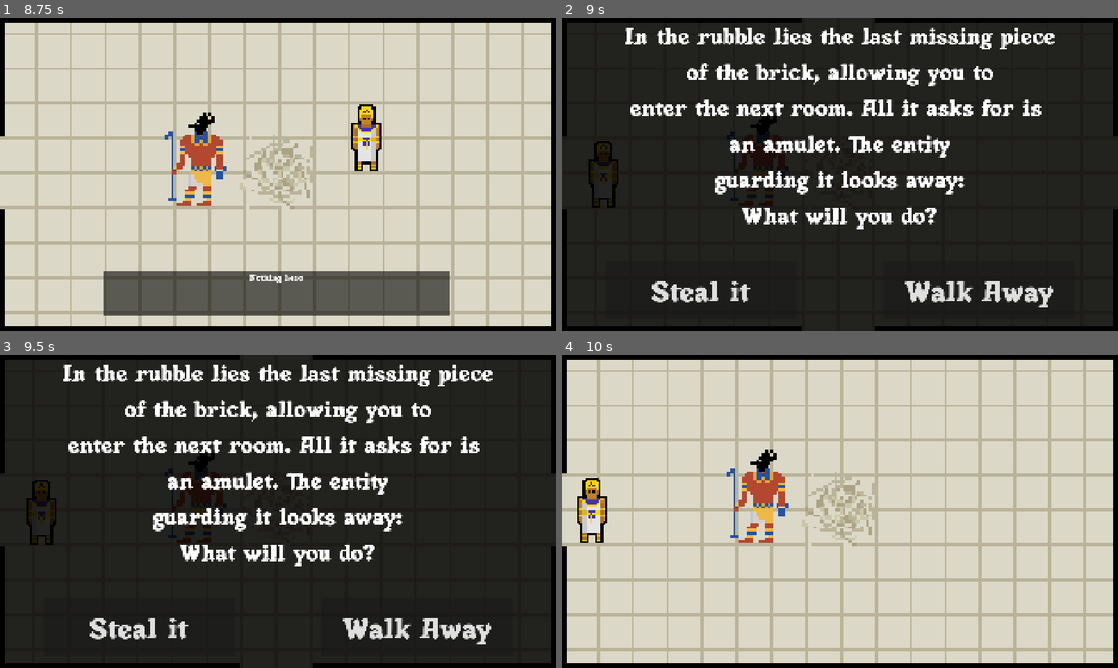
Above: before the commit, frames 1-4 (two rows, left to right).
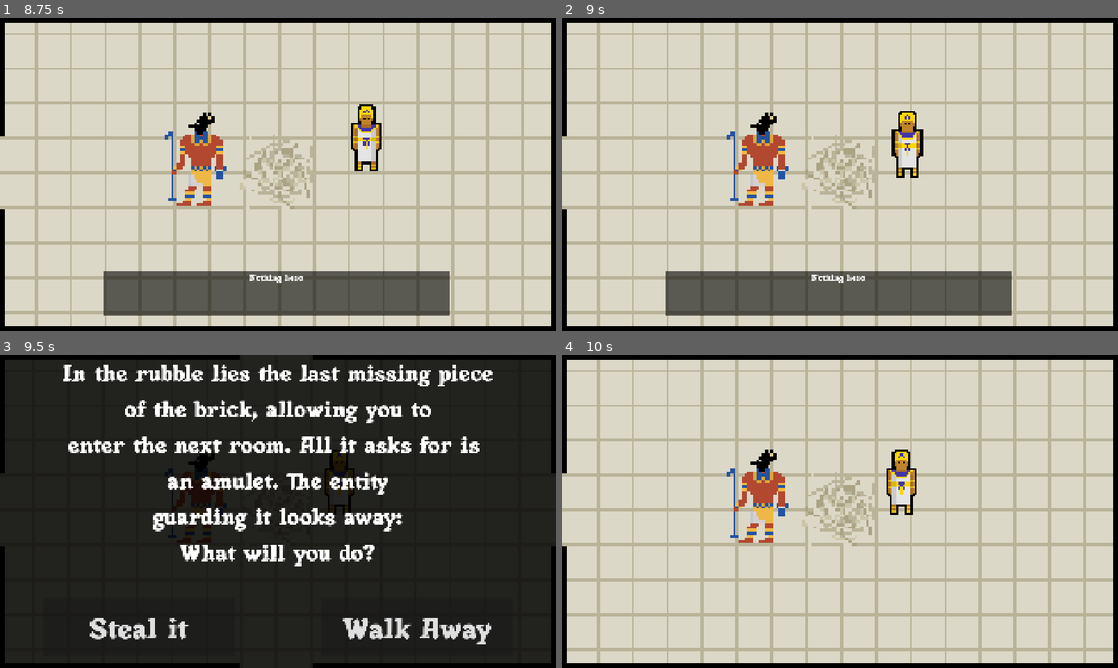
Above: after the commit, the same moments.

Repository: liadriscoll-arch/Field-of-Reeds
Game: Godot game, scene res://Scenes/room_4.tscn
The game is run twice, just before and just after one commit, with the same random seed, the same clock (stepped at 60 frames per second) and the same inputs. This scene is started directly instead of the project's main scene.
Inputs:
- Up to frame 1 (8.75 s): tap Enter (ui_accept) at 0.5, 1.35, 1.52, 1.82, 2, 2.85, 3.02, 3.32, 3.5, 4.35, 4.52, 4.82, 5.85, 6.02, 6.32, 7.35, 7.52, 7.82 s; hold Enter (ui_accept) 0.53-1.28 s; hold Up (ui_up) 0.53-2.03 s; hold Enter (ui_accept) 2.03-2.78 s; hold Left (ui_left) 2.03-3.53 s; hold Down (ui_down) 3.53-4.28 s; hold Enter (ui_accept) 3.53-4.28 s; hold Right (ui_right) 4.28-5.03 s; hold Up (ui_up) 5.03-5.78 s; hold Enter (ui_accept) 5.03-5.78 s; hold Right (ui_right) 5.78-8.03 s; hold Enter (ui_accept) 6.53-7.28 s; hold Down (ui_down) from 8.03 s (still down); hold Enter (ui_accept) from 8.03 s (still down)
- Up to frame 2 (9 s): release Down (ui_down) at 8.78 s; release Enter (ui_accept) at 8.78 s; hold Left (ui_left) from 8.78 s (still down); tap Enter (ui_accept) at 8.85 s
- Up to frame 3 (9.5 s): keep holding Left (ui_left); tap Enter (ui_accept) at 9.02, 9.32 s
- Up to frame 4 (10 s): release Left (ui_left) at 9.5 s; click "Steal it" at 9.5 s

Frame 1 is identical in both runs. In frame 2, 95% of the frame differs, in the area x 0-100%, y 0-100%; in frame 3, 1.1%; in frame 4, 1.6%.

Commit message:
g3 puzzle fixes

Diff:
--- a/Scripts/room_4.gd
+++ b/Scripts/room_4.gd
@@ -9,14 +9,30 @@
 	info_tomb_label.text = ""
 
 
-
-
-
 func _on_center_ruin_area_entered(area: Area2D) -> void:
 	if area.name == "item_interact_area":
 		while $center_ruin.overlaps_area(area):
-			if Input.is_action_pressed("ui_accept"):
-				if Global.discovered.has("amulet"):
+			if Input.is_action_just_pressed("ui_accept"):
+				if Global.discovered.has("brick_piece"):
+					if Global.worthy == false:
+						info_tomb_color.visible = true
+						info_tomb_label.visible = true
+						info_tomb_label.add_theme_font_size_override("font_size", 70)
+						info_tomb_label.text = "I have nothing more to offer \n you have already taken all I have"
+						await get_tree().create_timer(3).timeout
+						info_tomb_color.visible = false
+						info_tomb_label.text = ""
+						info_tomb_label.visible = false
+					if Global.worthy:
+						info_tomb_color.visible = true
+						info_tomb_label.visible = true
+						info_tomb_label.add_theme_font_size_override("font_size", 30)
+						info_tomb_label.text = "That is all I have to offer"
+						await get_tree().create_timer(3).timeout
+						info_tomb_color.visible = false
+						info_tomb_label.text = ""
+						info_tomb_label.visible = false
+				elif Global.discovered.has("amulet"):
 					Global.discovered.append("brick_piece")
 					info_tomb_color.visible = true
 					info_tomb_label.visible = true
@@ -27,7 +43,10 @@
 					info_tomb_label.text = ""
 					info_tomb_label.visible = false
 				else:
+					Global.room_4_position = $Pharaoh.position
 					get_tree().change_scene_to_file("res://Scenes/steal_brick_screen.tscn")
+					return
+			await get_tree().process_frame
 
 
 func _on_text_1_area_entered(area: Area2D) -> void:
--- a/Scripts/steal_brick_screen.gd
+++ b/Scripts/steal_brick_screen.gd
@@ -1,8 +1,10 @@
 extends Node2D
+@onready var pharaoh: CharacterBody2D = $Pharaoh
 
 
 func _ready() -> void:
 	Global.canmove = false
+	pharaoh.position = Global.room_4_position
 
 func _on_steal_button_pressed() -> void:
 	Global.discovered.append("brick_piece")
